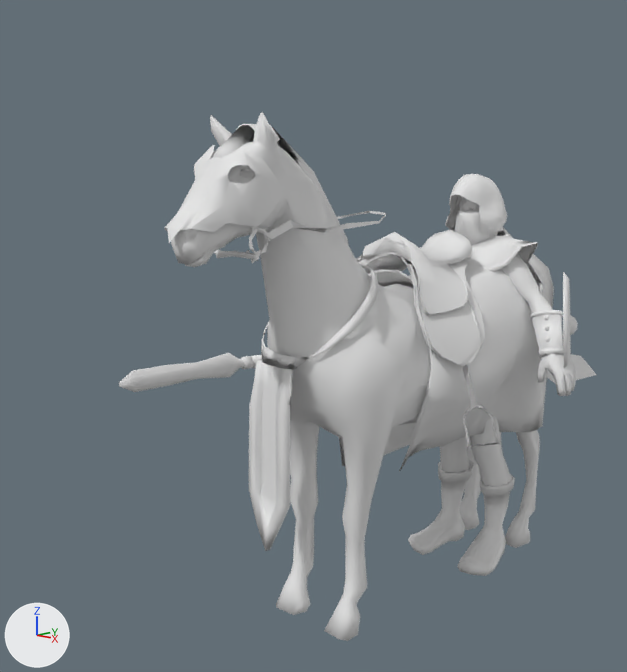
Two versions of the Blender file Models Personatges/Jonathan_Models/cavalry_elf.blend, one commit apart.
Before and after are seen from a 50 mm camera at (4.02, -5.95, 3.27) aimed at (-0.43, -1.41, 2.02). The lights are fixed; the arrows at lower left show +X, +Y and +Z. Materials are left out; every surface is plain grey.

Script lines for the objects in view, before the commit:
```python
ob_horse = bpy.data.objects.new('Horse', me_lrein08)
ob_horse.location = (-0.042, -2.268, 2.981)
ob_horse.rotation_euler = (1.908, 0.0154, 0.0162)  # degrees (109, 0.9, 0.9)
ob_horse.scale = (2.77, 2.77, 2.77)
```
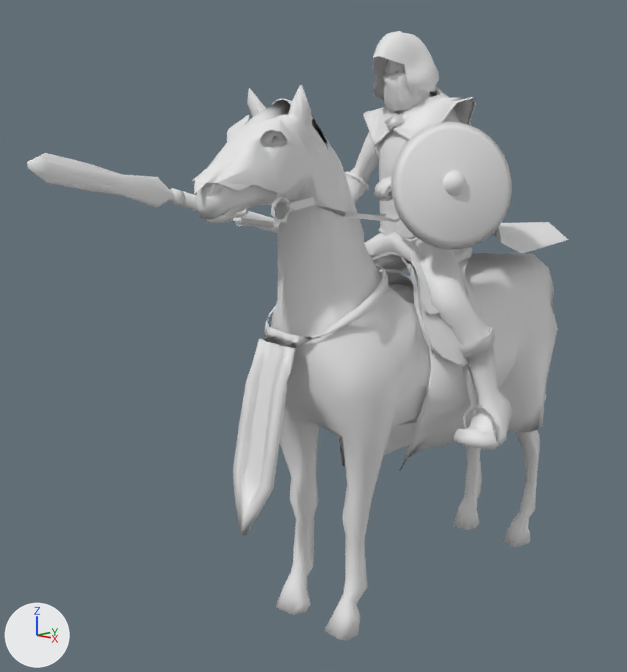
Commit message: Elf Cavalry

Location of each change, [x1, y1, x2, y2] in pixels of the pictures (627 x 672 px; the box of a moved part takes in the faces that stretch with it):
'Horse', reshaped (13% wider, 15% taller)
    before: [119, 112, 597, 641]
    after: [27, 31, 568, 641]
part 1 of me_lrein08, moved or reshaped
    before: [164, 145, 283, 243]
    after: [191, 115, 310, 194]
part 2 of me_lrein08, moved or reshaped
    before: [271, 220, 293, 239]
    after: [293, 197, 315, 210]
part 3 of me_lrein08, moved or reshaped
    before: [269, 211, 386, 233]
    after: [259, 197, 401, 222]
part 4 of me_lrein08, moved or reshaped
    before: [217, 252, 255, 262]
    after: [237, 222, 272, 230]
part 5 of me_lrein08, moved or reshaped
    before: [216, 251, 256, 263]
    after: [235, 222, 279, 230]
part 6 of me_lrein08, moved or reshaped
    before: [214, 228, 268, 260]
    after: [233, 197, 291, 227]
part 7 of me_lrein08, moved or reshaped
    before: [264, 232, 273, 241]
    after: [287, 203, 295, 211]
part 8 of me_lrein08, moved or reshaped
    before: [119, 112, 597, 576]
    after: [27, 31, 568, 535]

Edits to the bpy script that builds the scene:
```text
Change me_lrein08:
    used by ob_horse; location = (-0.042, -2.268, 2.981); rotation_euler = (1.908, 0.0154, 0.0162), in degrees (109, 0.9, 0.9); scale = (2.77, 2.77, 2.77)
    remove me_lrein08.from_pydata(...)  # 7001 vertices, 7858 faces, 6 loose edges; spans x -0.44..0.37, y -1.34..0.23, z -1.04..0.26
    add me_lrein08.from_pydata(...)  # 7001 vertices, 7858 faces, 6 loose edges; spans x -0.34..0.36, y -1.34..0.26, z -0.98..0.41
    me_lrein08 part 1: the loose piece of 129 vertices spanning x -0.09..0.09, y 0.0..0.17, z -0.01..0.26 is multiplied about its middle by the matrix ((1.0, 0.017, -0.008), (-0.015, 0.986, 0.169), (0.011, -0.168, 0.986)), then moved by (0.01, 0.05, -0.1)
    me_lrein08 part 2: the loose piece of 4 vertices spanning x 0.08, y -0.04..-0.02, z -0.01..0.06 is moved by (0.01, 0.03, -0.08)
    me_lrein08 part 3: the loose piece of 35 vertices spanning x -0.08..0.1, y -0.14..-0.02, z -0.36..0.06 is multiplied about its middle by the matrix ((1.0, 0.017, -0.008), (-0.015, 0.986, 0.169), (0.011, -0.168, 0.986)), then moved by (0.01, 0.0, -0.07)
    me_lrein08 part 4: the loose piece of 10 vertices spanning x -0.05..0.06, y -0.07..-0.06, z 0.08..0.12 is moved by (0.0, 0.04, -0.07)
    me_lrein08 part 5: the loose piece of 8 vertices spanning x -0.06..0.07, y -0.07..-0.06, z 0.08..0.12 is moved by (0.0, 0.04, -0.07)
    me_lrein08 part 6: the loose piece of 37 vertices spanning x -0.07..0.08, y -0.06..0.0, z 0.06..0.12 is moved by (0.01, 0.04, -0.08)
    me_lrein08 part 7: the loose piece of 6 vertices spanning x 0.06..0.08, y -0.04..-0.02, z 0.06..0.07 is moved by (0.01, 0.04, -0.08)
    me_lrein08 part 8: 4910 of 7001 vertices moved; they spanned x -0.44..0.37, y -1.32..0.23, z -1.04..0.26 and now span x -0.32..0.36, y -1.07..0.26, z -0.98..0.41; mean shift (-0.02, 0.43, 0.14); largest move (0.37, -0.71, -0.63) -> (0.08, -0.07, -0.31)
```
